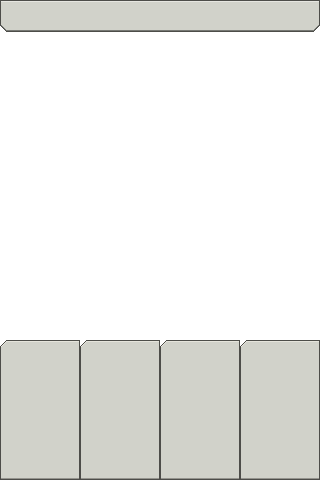
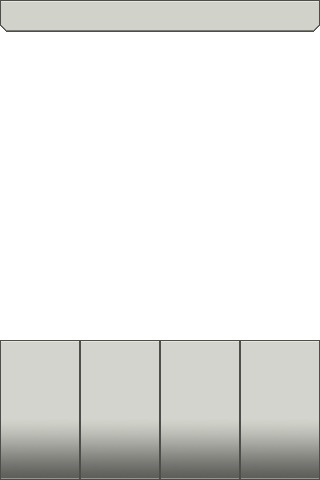
Layer changes from the first 320x480 image to the second:
renamed "Layer 8" to "Layer 13", painted on it over [240, 340, 319, 478]
renamed "Layer 7" to "Layer 12", painted on it over [160, 340, 239, 478]
renamed "Layer 6" to "Layer 11", painted on it over [80, 340, 159, 478]
renamed "Layer 5" to "Layer 10", painted on it over [0, 340, 79, 478]
